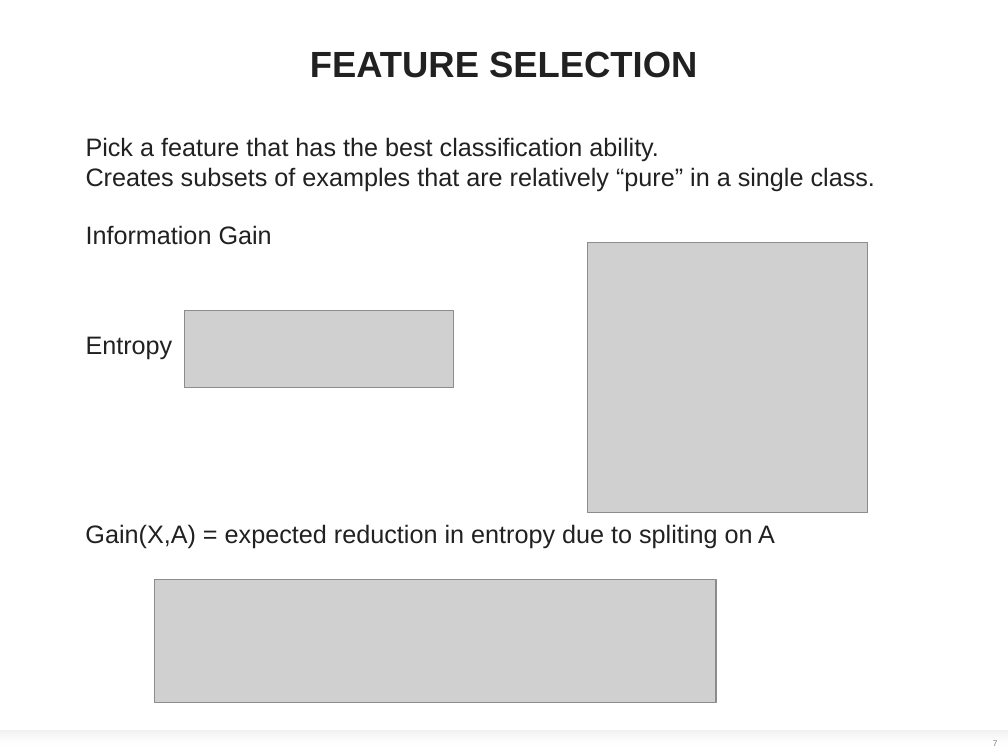
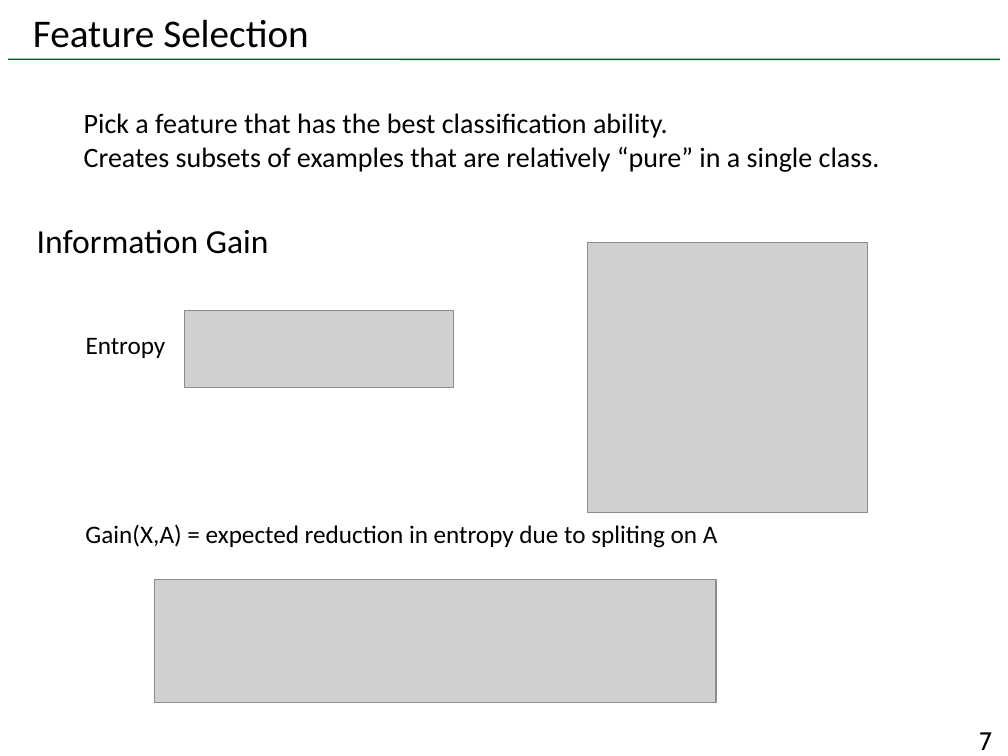
Before and after one commit to benyangyang2/ml_lecture, a slide deck: slide 7 of Lecture 3.pptx. Drawn at 1008x756 pixels with LibreOffice and Linux fonts; fonts in the diff are those of the drawing; grey boxes stand for pictures; background and template pictures are left out. Boxes give left, top, right and bottom in pixels: in the first picture for what was removed or moved away, otherwise in the second. Text is boxed around its words. In the diff, an @@ line names an element or a change of style, - is before the commit and + after.

```diff
--- a/Lecture 3.pptx
+++ b/Lecture 3.pptx
@@ title at <box>33,19,309,48</box>: text changed; size 26 to 28 pt; font Arial to Calibri; text colour #212121 to #000000; bold off @@
-FEATURE SELECTION
+Feature Selection
@@ title "Feature Selection" at <box>33,19,309,48</box>: vertical alignment top to bottom @@
@@ line added from (8, 59) to (1000, 59), #005C2A 1 pt @@
@@ text "Pick a feature that has ...": place and size @@
-text "Pick a feature that has ..." at <box>86,137,875,192</box>
+text "Pick a feature that has ..." at <box>84,113,880,172</box>
@@ text "Pick a feature that has ..." at <box>84,113,880,172</box>: size 18 to 20 pt, font Arial to Calibri, text colour #212121 to #000000 @@
@@ text "Information Gain": place and size @@
-text "Information Gain" at <box>86,225,272,245</box>
+text "Information Gain" at <box>37,230,269,254</box>
@@ text "Information Gain" at <box>37,230,269,254</box>: size 18 to 24 pt, font Arial to Calibri, text colour #212121 to #000000 @@
@@ text "Entropy" at <box>86,337,166,358</box>: font Arial to Calibri, text colour #212121 to #000000 @@
@@ text "Gain(X,A) = expected reduction in ..." at <box>85,524,718,548</box>: font Arial to Calibri, text colour #212121 to #000000 @@
@@ rectangle removed at <box>0,731,1008,756</box> @@
@@ page number: place and size @@
-page number at <box>993,740,998,746</box>
+page number at <box>979,732,992,750</box>
@@ page number at <box>979,732,992,750</box>: size 6 to 18 pt, font Arial to Cabin, text colour #808080 to #000000; alignment centre to right; more space between paragraphs @@
```
Also in this commit, not shown: 8 other slides changed, 27 slides added, 1 slide removed, 2 other files.
